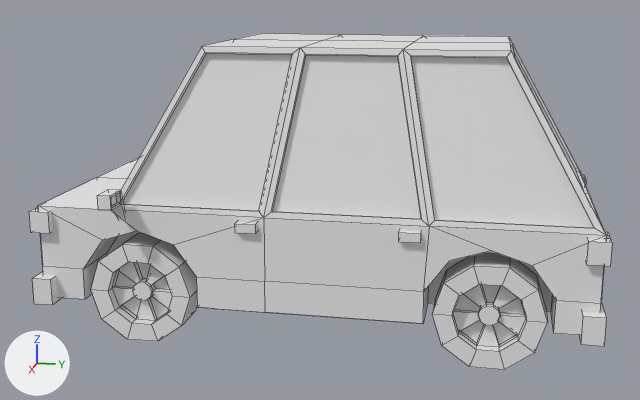
The FBX model Assets/Models/car/car_6.fbx as it was, and as the next commit left it.
The view is the same before and after, from a 50 mm camera at (6.79, 1.27, 2.59) aimed at (0.06, -0.08, 0.91). Arrows for +X, +Y and +Z are at lower left; the lights stay in place. Mesh edges are drawn as thin lines.

In view in the first picture: 'car_6'.
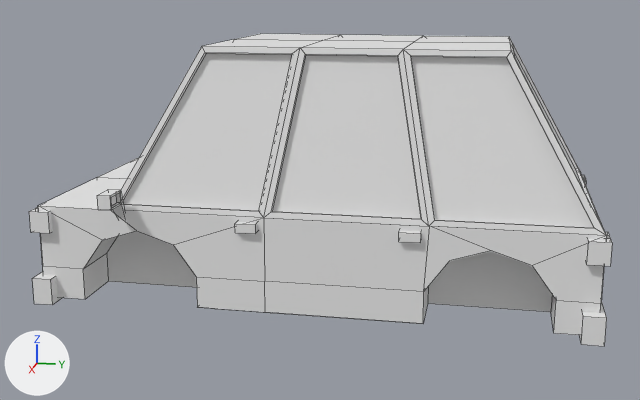
Boxes [x1, y1, x2, y2] around the edits, measured in the pictures (640 x 400 px):
'car_6', reshaped (7% shorter)
    before: [29, 34, 612, 370]
    after: [29, 34, 612, 346]
part 1 of me_car_6, deleted
    before: [432, 253, 548, 370]
part 2 of me_car_6, deleted
    before: [91, 233, 197, 341]

The change, as a list of edits to the scene's bpy script:
```text
Change me_car_6:
    where me_car_6.from_pydata(...)  # 677 vertices, 600 faces; spans x -1.26..1.26, y -2.04..2.03, z 0.01..2.16
    used by ob_car_6; location = (0.0, 0.0, 0.0)
    me_car_6 part 1: the loose piece of 80 vertices spanning x 0.7..1.0, y 0.89..1.67, z 0.01..0.74 is deleted
    me_car_6 part 2: the loose piece of 80 vertices spanning x 0.7..1.0, y -1.62..-0.85, z 0.01..0.74 is deleted
```
